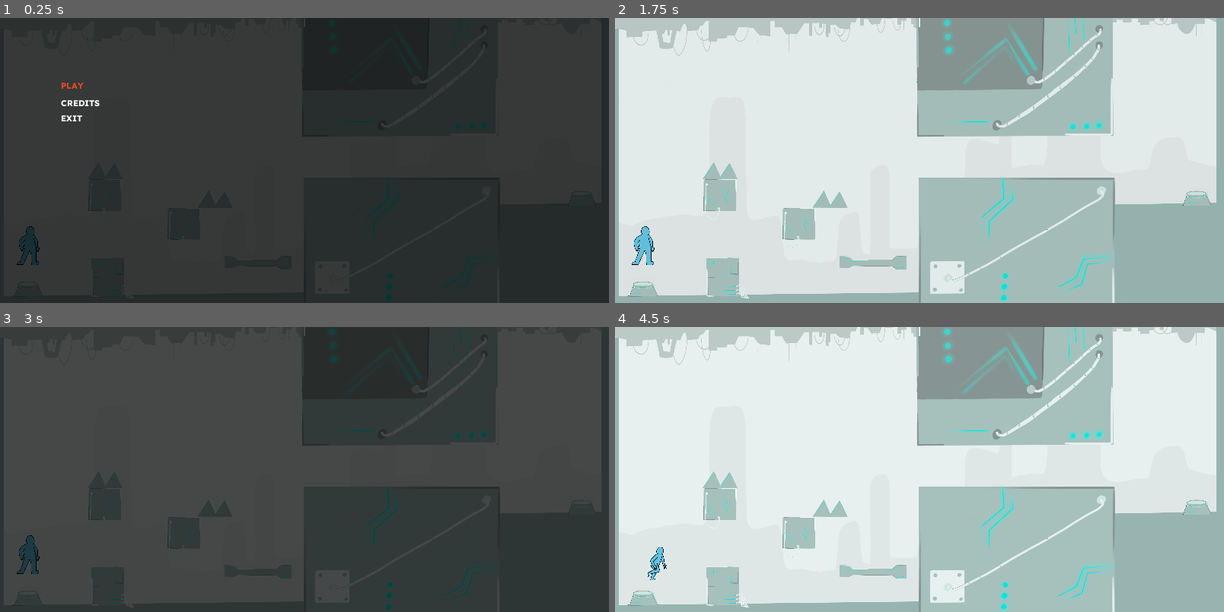
Above: before the commit, frames 1-4 (two rows, left to right).
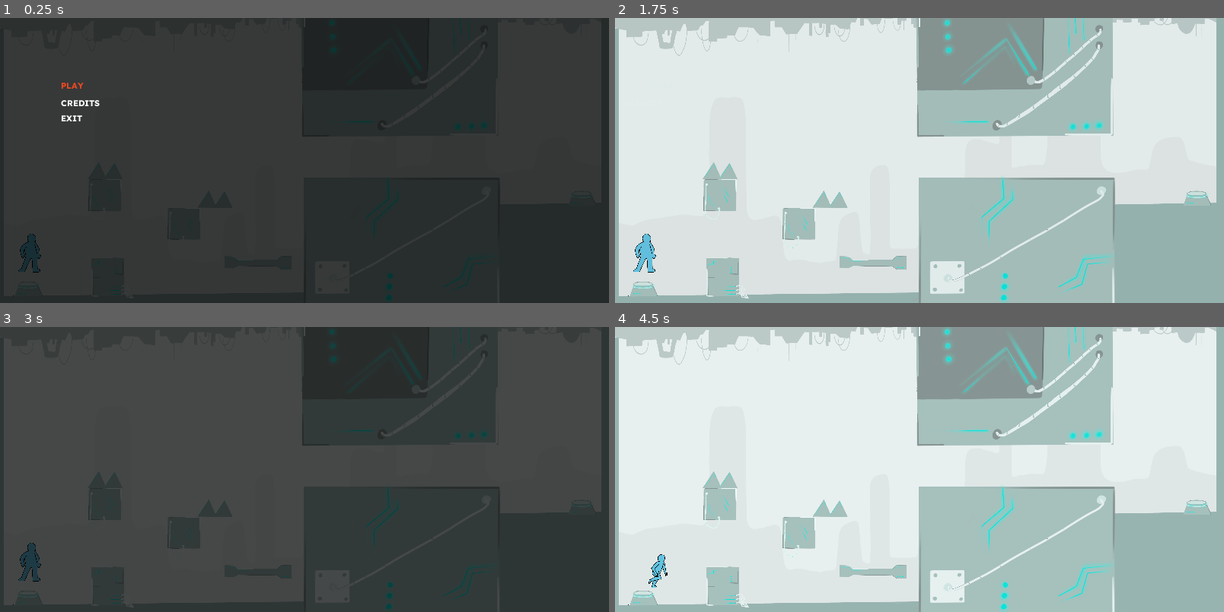
Above: after the commit, the same moments.

Repository: gobggj2022/GGJ-
Game: Godot game, scene res://src/Main/Game.tscn
The game is run twice, just before and just after one commit, with the same random seed, the same clock (stepped at 60 frames per second) and the same inputs.
Inputs:
- Up to frame 1 (0.25 s): no input
- Up to frame 2 (1.75 s): click "PLAY" at 0.5 s; click "PLAY" at 1.25 s
- Up to frame 3 (3 s): hold Right (ui_right) from 2.03 s (still down); tap Space (ui_select) at 2.27 s; tap Enter at 2.75 s
- Up to frame 4 (4.5 s): tap Space (ui_select) at 3.02 s; release Right (ui_right) at 3.53 s; hold Left (ui_left) 3.53-4.28 s; hold Right (ui_right) from 4.28 s (still down)

The runs differ from the first frame. In frame 1, 0.3% of the frame differs, in the area x 2-94%, y 62-98%; in frame 2, 0.3%, in the area x 2-98%, y 61-98%; in frame 3, 0.3%; in frame 4, 0.2%.
Error before the commit: Parse Error: Unknown class: "ColorReactive" (res://src/Level/Socle.gd:1)

Commit message:
fix playermanager

Diff:
--- a/project.godot
+++ b/project.godot
@@ -9,6 +9,11 @@
 config_version=4
 
 _global_script_classes=[ {
+"base": "Node",
+"class": "ColorReactive",
+"language": "GDScript",
+"path": "res://src/Platform/ColorReactive.gd"
+}, {
 "base": "Camera2D",
 "class": "GameCamera",
 "language": "GDScript",
@@ -18,11 +23,6 @@
 "class": "GhostPlayer",
 "language": "GDScript",
 "path": "res://src/Player/GhostPlayer.gd"
-}, {
-"base": "StaticBody2D",
-"class": "Platform",
-"language": "GDScript",
-"path": "res://src/Platform/Platform.gd"
 }, {
 "base": "KinematicBody2D",
 "class": "Player",
@@ -35,9 +35,9 @@
 "path": "res://src/Level/Socle.gd"
 } ]
 _global_script_class_icons={
+"ColorReactive": "",
 "GameCamera": "",
 "GhostPlayer": "",
-"Platform": "",
 "Player": "",
 "Socle": ""
 }
@@ -50,7 +50,7 @@
 
 [autoload]
 
-SideManager="*res://src/Main/SideManager.gd"
+GameManager="*res://src/Main/Game.gd"
 
 [display]
 
--- a/src/Level/Level.gd
+++ b/src/Level/Level.gd
@@ -6,7 +6,8 @@
 onready var player: Player = $Player
 
 func _on_ArriveeBlanc_player_enter():
-	get_node('/root/SideManager').turnDark()
+	get_node('/root/GameManager').turnDark()
+	print("gello")
 
 	player.saveRecord()
 	player.can_record = false
--- a/src/Level/Level.tscn
+++ b/src/Level/Level.tscn
@@ -15,6 +15,7 @@
 [ext_resource path="res://src/Platform/Trap.tscn" type="PackedScene" id=13]
 [ext_resource path="res://src/Platform/HighCube.tscn" type="PackedScene" id=14]
 [ext_resource path="res://src/Background/Fond2.tscn" type="PackedScene" id=15]
+[ext_resource path="res://assets/audio/Yadu Rajiv - miniloops-1 - 10 - Symbiosis_01.ogg" type="AudioStream" id=16]
 
 [node name="Level" type="Node2D"]
 position = Vector2( 26, -18 )
@@ -23,14 +24,13 @@
 
 [node name="BG" parent="." instance=ExtResource( 7 )]
 position = Vector2( 58.7544, 40.203 )
+
 [node name="StartPosition" type="Position2D" parent="."]
 position = Vector2( 54.3033, 711.146 )
-scale = Vector2( 1, 1 )
 
 [node name="WhiteBG" type="Sprite" parent="."]
 position = Vector2( 864.598, 414.45 )
 scale = Vector2( 0.800962, 0.585971 )
-texture = ExtResource( 7 )
 
 [node name="Plafond2" parent="." instance=ExtResource( 8 )]
 script = ExtResource( 10 )
@@ -101,12 +101,15 @@
 
 [node name="Player" parent="." instance=ExtResource( 2 )]
 pause_mode = 1
-position = Vector2( 53.4131, 659.331 )
+position = Vector2( 56.974, 679.877 )
 scale = Vector2( 0.09, 0.09 )
 motion/sync_to_physics = false
 run_speed = 250
 jump_speed = -700
 
+[node name="LevelMusic" type="AudioStreamPlayer" parent="."]
+stream = ExtResource( 16 )
+
 [connection signal="player_leave" from="DepartBlanc" to="." method="_on_DepartBlanc_player_leave"]
 [connection signal="player_enter" from="ArriveeBlanc" to="." method="_on_ArriveeBlanc_player_enter"]
 [connection signal="player_leave" from="ArriveeBlanc" to="." method="_on_ArriveeBlanc_player_leave"]
--- a/src/Main/Game.tscn
+++ b/src/Main/Game.tscn
@@ -1,8 +1,7 @@
-[gd_scene load_steps=7 format=2]
+[gd_scene load_steps=6 format=2]
 
 [ext_resource path="res://src/Level/Level.tscn" type="PackedScene" id=1]
 [ext_resource path="res://src/Main/Game.gd" type="Script" id=2]
-[ext_resource path="res://assets/audio/Yadu Rajiv - miniloops-1 - 10 - Symbiosis.wav" type="AudioStream" id=3]
 [ext_resource path="res://src/Menu/MainMenu.tscn" type="PackedScene" id=4]
 [ext_resource path="res://assets/tmpBg.png" type="Texture" id=5]
 [ext_resource path="res://src/Menu/PauseMenu.tscn" type="PackedScene" id=6]
@@ -28,7 +27,4 @@
 [node name="PauseMenu" parent="Interface" instance=ExtResource( 6 )]
 rect_pivot_offset = Vector2( -481, 84 )
 
-[node name="AudioStreamPlayer" type="AudioStreamPlayer" parent="."]
-stream = ExtResource( 3 )
-
 [connection signal="restart_level" from="Interface/PauseMenu" to="." method="_on_PauseMenu_restart_level"]
Not shown, removed: assets/audio/Yadu Rajiv - miniloops-1 - 10 - Symbiosis.wav.import
Not shown, added: assets/audio/Yadu Rajiv - miniloops-1 - 10 - Symbiosis_01.ogg.import
Not shown: 1 places in src/Level/Level.tscn that only renumber resources
Not shown, removed: assets/audio/Yadu Rajiv - miniloops-1 - 10 - Symbiosis.wav
Not shown, added: assets/audio/Yadu Rajiv - miniloops-1 - 10 - Symbiosis_01.ogg
